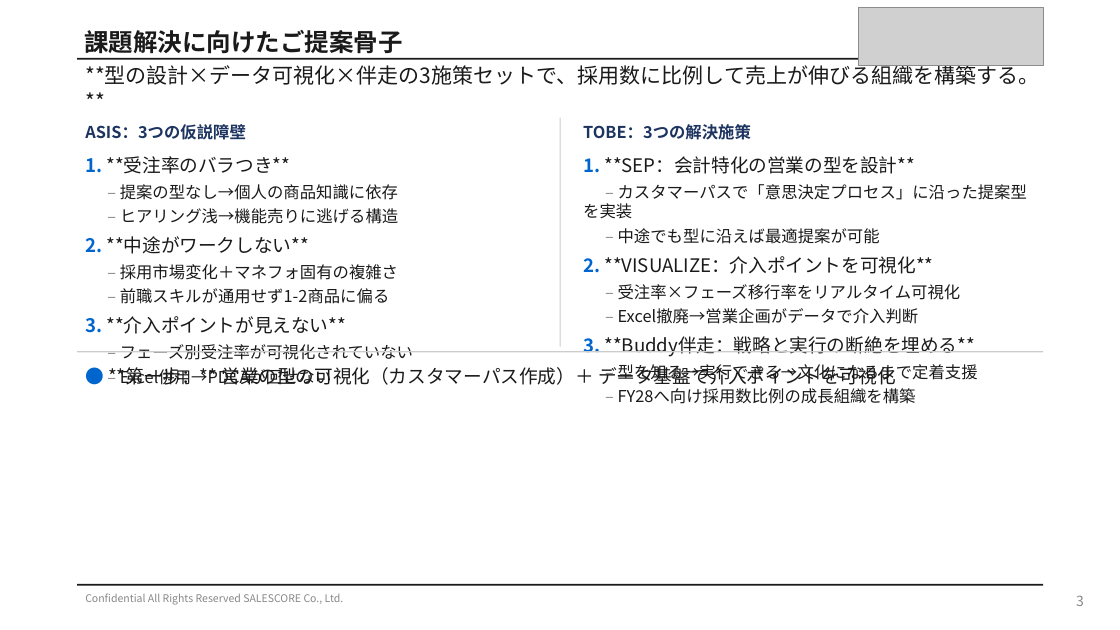
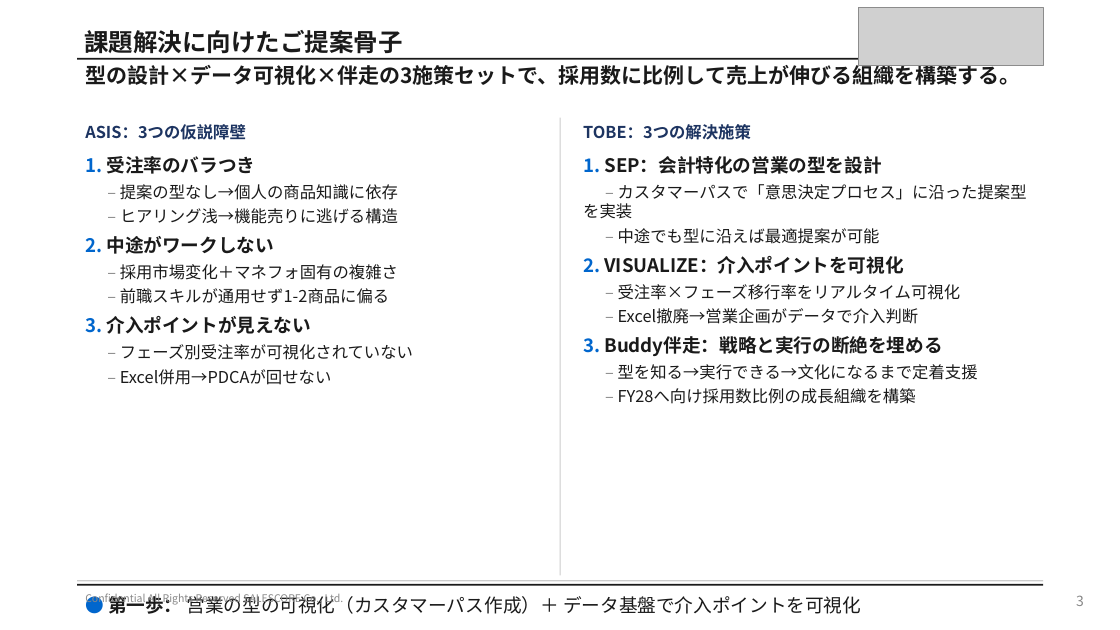
Before and after one commit to shintanagami-netizen/-, a slide deck: slide 3 of slides_p10_p12.pptx. Drawn at 1120x630 pixels with LibreOffice and Linux fonts; fonts in the diff are those of the drawing; grey boxes stand for pictures. Boxes give left, top, right and bottom in pixels: in the first picture for what was removed or moved away, otherwise in the second. Text is boxed around its words. In the diff, an @@ line names an element or a change of style, - is before the commit and + after.

```diff
--- a/slides_p10_p12.pptx
+++ b/slides_p10_p12.pptx
@@ text at [85, 63, 1020, 85]: text changed; bold on @@
-**型の設計×データ可視化×伴走の3施策セットで、採用数に比例して売上が伸びる組織を構築する。**
+型の設計×データ可視化×伴走の3施策セットで、採用数に比例して売上が伸びる組織を構築する。
@@ rectangle: place and size @@
-rectangle at [560, 118, 560, 347]
+rectangle at [560, 118, 560, 576]
@@ text at [85, 156, 256, 174]: text changed; bold on @@
-1. **受注率のバラつき**
+1. 受注率のバラつき
@@ text at [583, 156, 881, 174]: text changed; bold on @@
-1. **SEP：会計特化の営業の型を設計**
+1. SEP：会計特化の営業の型を設計
@@ text at [85, 236, 274, 254]: text changed; bold on @@
-2. **中途がワークしない**
+2. 中途がワークしない
@@ text at [583, 256, 903, 274]: text changed; bold on @@
-2. **VISUALIZE：介入ポイントを可視化**
+2. VISUALIZE：介入ポイントを可視化
@@ text at [85, 316, 312, 334]: text changed; bold on @@
-3. **介入ポイントが見えない**
+3. 介入ポイントが見えない
@@ text at [583, 336, 942, 356]: text changed; bold on @@
-3. **Buddy伴走：戦略と実行の断絶を埋める**
+3. Buddy伴走：戦略と実行の断絶を埋める
@@ rectangle: place and size @@
-rectangle at [77, 351, 1044, 352]
+rectangle at [77, 581, 1044, 581]
@@ text at [108, 593, 861, 614]: text changed @@
-● **第一歩：** 営業の型の可視化（カスタマーパス作成）＋ データ基盤で介入ポイントを可視化
+● 第一歩： 営業の型の可視化（カスタマーパス作成）＋ データ基盤で介入ポイントを可視化
```
Also in this commit, not shown: 2 other slides changed, 1 other file.
